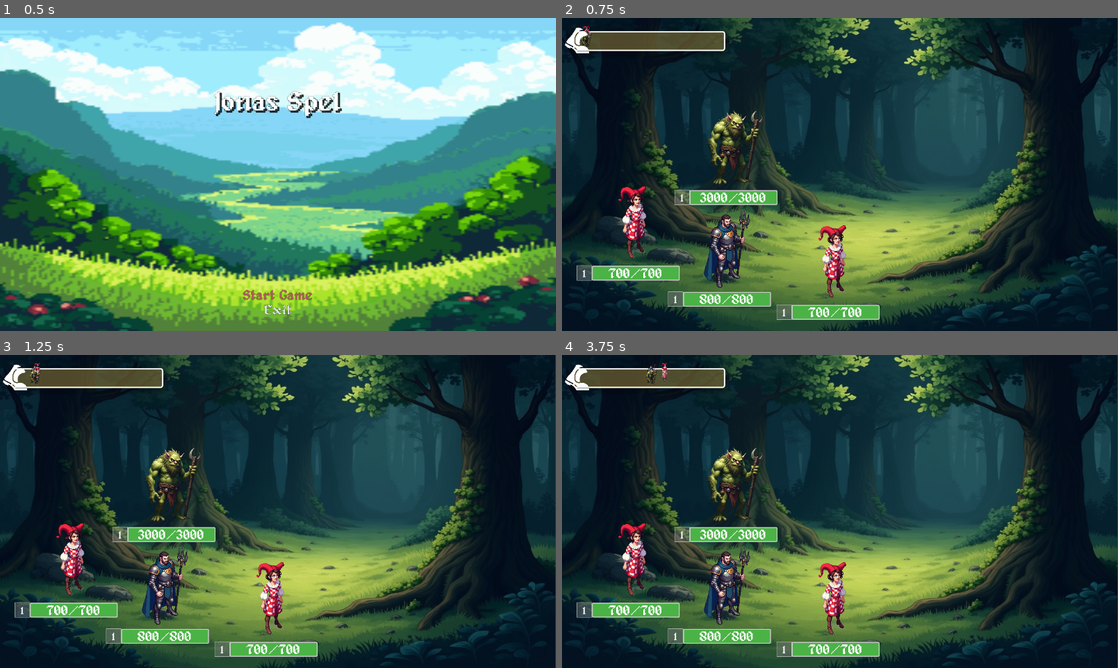
Above: before the commit, frames 1-4 (two rows, left to right).
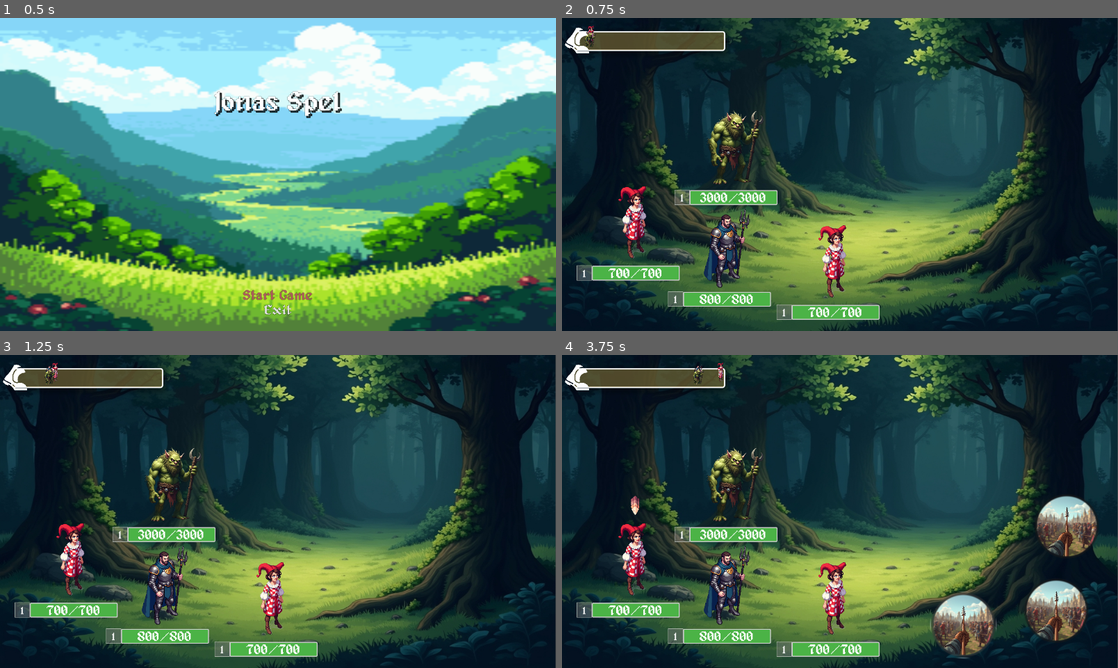
Above: after the commit, the same moments.

Repository: Pensho/Champ_Collector_2
Game: Godot game, scene res://Scenes/main.tscn
Two runs of this game, one before a commit and one after it. Both use one fixed random seed, a clock stepped at 60 frames per second and the inputs below.
Inputs (mouse positions are in pixels of both pictures, inside the frame that each line leads up to):
- Up to frame 1 (0.5 s): no input
- Up to frame 2 (0.75 s): click "Start Game" at 0.5 s
- Up to frame 3 (1.25 s): no input
- Up to frame 4 (3.75 s): click (634, 558) at 1.27 s; click (634, 558) at 2.02 s; click (634, 558) at 2.77 s; click (962, 624) at 3.52 s

Frame 1 is identical in both runs. In frame 2, 0.1% of the frame differs, in the area x 3-7%, y 2-10%; in frame 3, 0.2%; in frame 4, 5.4%, in the area x 12-97%, y 2-97%.

Commit message:
Added crits & Anticipate image
Skills can now critical hit, dealing a base 150% damage.
A new Anticipate image have been added for a potential skill to use.

Diff:
--- a/Data/Character_Enemy_Variants/Troll.tres
+++ b/Data/Character_Enemy_Variants/Troll.tres
@@ -22,5 +22,5 @@
 _knowledge = 10
 _pressence = 80
 _critChance = 5
-_critDamage = 0
+_critDamage = 1.5
 metadata/_custom_type_script = "uid://ftdwxfh8y3n1"
--- a/Data/Character_Player_Variants/Jester.tres
+++ b/Data/Character_Player_Variants/Jester.tres
@@ -22,4 +22,4 @@
 _knowledge = 20
 _pressence = 35
 _critChance = 5
-_critDamage = 0
+_critDamage = 1.5
--- a/Data/Character_Player_Variants/Knight.tres
+++ b/Data/Character_Player_Variants/Knight.tres
@@ -22,4 +22,4 @@
 _knowledge = 20
 _pressence = 30
 _critChance = 5
-_critDamage = 0
+_critDamage = 1.5
--- a/Scripts/Character/character.gd
+++ b/Scripts/Character/character.gd
@@ -50,7 +50,7 @@
 var _knowledge: int = 0
 var _pressence: int = 0
 var _critChance: int = 0
-var _critDamage: int = 0
+var _critDamage: float = 1.5
 
 var _health: int = 0
 var _currentHealth: int = 0
--- a/Scripts/Character/character_preset.gd
+++ b/Scripts/Character/character_preset.gd
@@ -22,6 +22,6 @@
 @export var _knowledge: int = 0
 @export var _pressence: int = 0
 @export var _critChance: int = 0
-@export var _critDamage: int = 0
+@export var _critDamage: float = 0.0
 
 @warning_ignore_restore("unused_private_class_variable")
--- a/Scripts/Character/gear_data.gd
+++ b/Scripts/Character/gear_data.gd
@@ -1,6 +1,6 @@
 class_name GearData extends Resource
 
-const Types = preload("res://Scripts/Character/character_types.gd")
+const Types = preload("res://Scripts/common_enums.gd")
 
 @export var _name: String = "item name"
 @export var _slot: Types.Slot
--- a/Scripts/battle.gd
+++ b/Scripts/battle.gd
@@ -16,6 +16,32 @@
 var _characterIDs_turn: int = -1
 var _selected_skill_ID: int = 0
 var _initialized: bool = false
+
+func Init(p_context: ContextContainer) -> void:
+	print("Entering a battle scene.")
+	var battlecontext: Context_Battle = p_context._static_context as Context_Battle
+	_background.texture = load(battlecontext._location)
+
+	if(battlecontext._enemies_wave_1.is_empty()):
+		print("Accidental load to battle scene without enemies, terminating application")
+		get_tree().quit()
+	elif(p_context._player_battle_characters.is_empty()):
+		print("Accidental load to battle scene without player characters, terminating application")
+		get_tree().quit()
+
+	for i in p_context._player_battle_characters.size():
+		_characters.append(p_context._player_battle_characters[i])
+		VisualizeCharacter(i)
+
+	for i in battlecontext._enemies_wave_1.size():
+		_characters.append(Character.new())
+		_characters[i + 3].InstantiateNew(battlecontext._enemies_wave_1[i], -1)
+		VisualizeCharacter(i + 3)
+		_battle_ui._char_turns[i + 3].texture = load(_characters[i + 3]._texture)
+		_character_repr[i + 3].show()
+		print("found enemy: ", _characters[i + 3]._name)
+
+	_initialized = true
 
 func _process(p_delta: float) -> void:
 	if(_initialized):
@@ -34,7 +60,7 @@
 	if(_characters[p_characterID]._currentHealth <= 0):
 		return
 	if(_battle_ui._char_turns[p_characterID].position.x + _battle_ui._char_turns[p_characterID].get_rect().size.x < TURN_POS_X_THRESHOLD):
-		_battle_ui._char_turns[p_characterID].position += Vector2(_characters[p_characterID]._speed * p_delta, 0)
+		_battle_ui._char_turns[p_characterID].position += Vector2(_characters[p_characterID]._speed * p_delta * 2, 0)
 	else:
 		_characterIDs_turn = p_characterID
 		_turn_indicator.position.x = _character_repr[p_characterID].position.x + (_character_repr[p_characterID]._character_texture.size.x * 0.5) - (_turn_indicator.size.x * 0.5)
@@ -59,32 +85,6 @@
 	UpdateLifeBar(p_characterID)
 	_battle_ui._char_turns[p_characterID].texture = load(_characters[p_characterID]._texture)
 	_character_repr[p_characterID].show()
-
-func Init(p_context: ContextContainer) -> void:
-	print("Entering a battle scene.")
-	var battlecontext: Context_Battle = p_context._static_context as Context_Battle
-	_background.texture = load(battlecontext._location)
-
-	if(battlecontext._enemies_wave_1.is_empty()):
-		print("Accidental load to battle scene without enemies, terminating application")
-		get_tree().quit()
-	elif(p_context._player_battle_characters.is_empty()):
-		print("Accidental load to battle scene without player characters, terminating application")
-		get_tree().quit()
-
-	for i in p_context._player_battle_characters.size():
-		_characters.append(p_context._player_battle_characters[i])
-		VisualizeCharacter(i)
-
-	for i in battlecontext._enemies_wave_1.size():
-		_characters.append(Character.new())
-		_characters[i + 3].InstantiateNew(battlecontext._enemies_wave_1[i], -1)
-		VisualizeCharacter(i + 3)
-		_battle_ui._char_turns[i + 3].texture = load(_characters[i + 3]._texture)
-		_character_repr[i + 3].show()
-		print("found enemy: ", _characters[i + 3]._name)
-
-	_initialized = true
 
 func FoundSkillTargets(p_target_ID: int, p_caster_ID: int) -> Array[int]:
 	print("p_target_ID: ", p_target_ID, " p_caster_ID: ", p_caster_ID)
@@ -138,31 +138,55 @@
 
 func DamageDealt(p_attacker: Character, p_defender: Character, p_Skill_ID: int) -> int:
 	var randomVal: float			= randf_range(0.95, 1.05)
-	var initial_damage: float 		= (p_attacker._attack * p_attacker._skills[p_Skill_ID].damage) * randomVal
+	var initial_damage: float 		= p_attacker._attack * p_attacker._skills[p_Skill_ID].damage
+	if(randi_range(0, 100) <= p_attacker._critChance):
+		initial_damage *= p_attacker._critDamage
 	var added: float 				= p_defender._defence + p_attacker._attack
 	var mitigation_factor: float	= 0.5 + (0.5 * (p_attacker._attack / added))
-	return initial_damage * mitigation_factor
+	return int(ceil(initial_damage * mitigation_factor * randomVal))
 
 func ResolveSkill(p_caster_ID: int, p_target_IDs: Array[int], p_skill_ID) -> void:
 	var cast_skill: Skill = _characters[p_caster_ID]._skills[p_skill_ID]
 	for target_ID in p_target_IDs:
-		_characters[target_ID]._currentHealth -= DamageDealt(_characters[p_caster_ID], _characters[target_ID], p_skill_ID)
+		var damage_dealt: int = DamageDealt(_characters[p_caster_ID], _characters[target_ID], p_skill_ID)
+		print("Character: ",  _characters[target_ID]._name, " took ", damage_dealt, " damage!")
+		_characters[target_ID]._currentHealth -= damage_dealt
 		if(_characters[target_ID]._currentHealth < 0):
 			_characters[target_ID]._currentHealth = 0
 		elif (_characters[target_ID]._currentHealth > _characters[target_ID]._health):
 			_characters[target_ID]._currentHealth = _characters[target_ID]._health
 		UpdateLifeBar(target_ID)
-		print("_characters[target_ID]._currentHealth: ", _characters[target_ID]._currentHealth)
 
 		_battle_ui._char_turns[target_ID].position += Vector2(cast_skill.turn_effect, 0)
 		ConstrictTurnLocation(target_ID)
+
+func IsTheBattleOver() -> bool:
+	var player_defeated: bool = true
+	var computer_defeated: bool = true
+	for character_ID in _characters:
+		pass
+	for character_ID in PLAYER_IDS:
+		if(_characters[character_ID]._currentHealth > 0):
+			player_defeated = false
+			break
+	for character_ID in MONSTER_IDS:
+		if(_characters[character_ID]._currentHealth > 0):
+			computer_defeated = false
+			break
+	#print("Is battle over? ", player_defeated or computer_defeated)
+	return player_defeated or computer_defeated
 
 func _on_character_battle_target_selected(p_target_ID: int) -> void:
 	if(PLAYER_IDS.has(_characterIDs_turn) or MONSTER_IDS.has(_characterIDs_turn)):
 		var target_IDs: Array[int] = FoundSkillTargets(p_target_ID, _characterIDs_turn)
 		if(target_IDs.size() > 0):
-			print("Targets for skill found!")
+			#print("Targets for skill found!")
 			ResolveSkill(_characterIDs_turn, target_IDs, _selected_skill_ID)
+			if(IsTheBattleOver()):
+				var context_container: ContextContainer = ContextContainer.new()
+				#context_container._current_collection = _character_collection
+				context_container._scene = "res://Scenes/ui/MainMenu.tscn"
+				main.change_scene(context_container)
 			_battle_ui._skill_button_1.hide()
 			_battle_ui._skill_button_2.hide()
 			_battle_ui._skill_button_3.hide()
Binary file added: Assets/Champ Collector/Icons/Abilities/Predict/Anticipate_1.jpg
Not shown, added: Assets/Champ Collector/Icons/Abilities/Predict/Anticipate_1.jpg.import
Binary file added: Assets/Champ Collector/Icons/Abilities/Predict/Anticipate_2.jpg
Not shown, added: Assets/Champ Collector/Icons/Abilities/Predict/Anticipate_2.jpg.import
Binary file added: Assets/Champ Collector/Icons/Abilities/Predict/Anticipate_3.jpg
Not shown, added: Assets/Champ Collector/Icons/Abilities/Predict/Anticipate_3.jpg.import
Binary file added: Assets/Champ Collector/Icons/Abilities/Predict/Anticipate_4.jpg
Not shown, added: Assets/Champ Collector/Icons/Abilities/Predict/Anticipate_4.jpg.import
Binary file added: Assets/Champ Collector/Icons/Abilities/Predict/Anticipate_5.jpg
Not shown, added: Assets/Champ Collector/Icons/Abilities/Predict/Anticipate_5.jpg.import
Binary file added: Assets/Champ Collector/Icons/Abilities/Predict/Anticipate_6.jpg
Not shown, added: Assets/Champ Collector/Icons/Abilities/Predict/Anticipate_6.jpg.import
